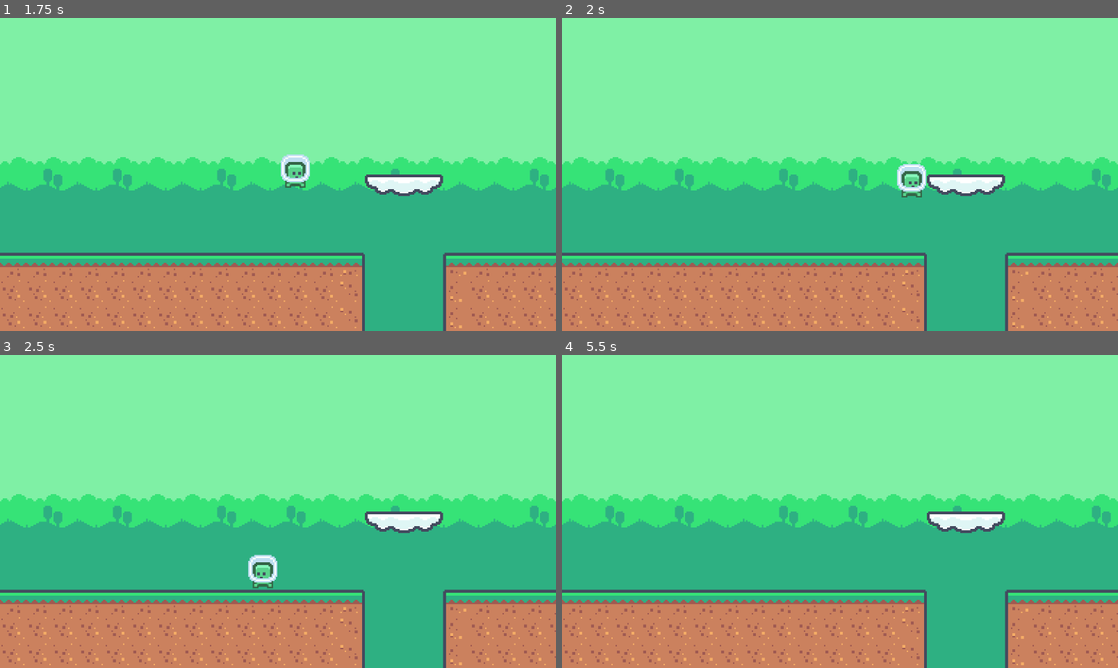
Above: before the commit, frames 1-4 (two rows, left to right).
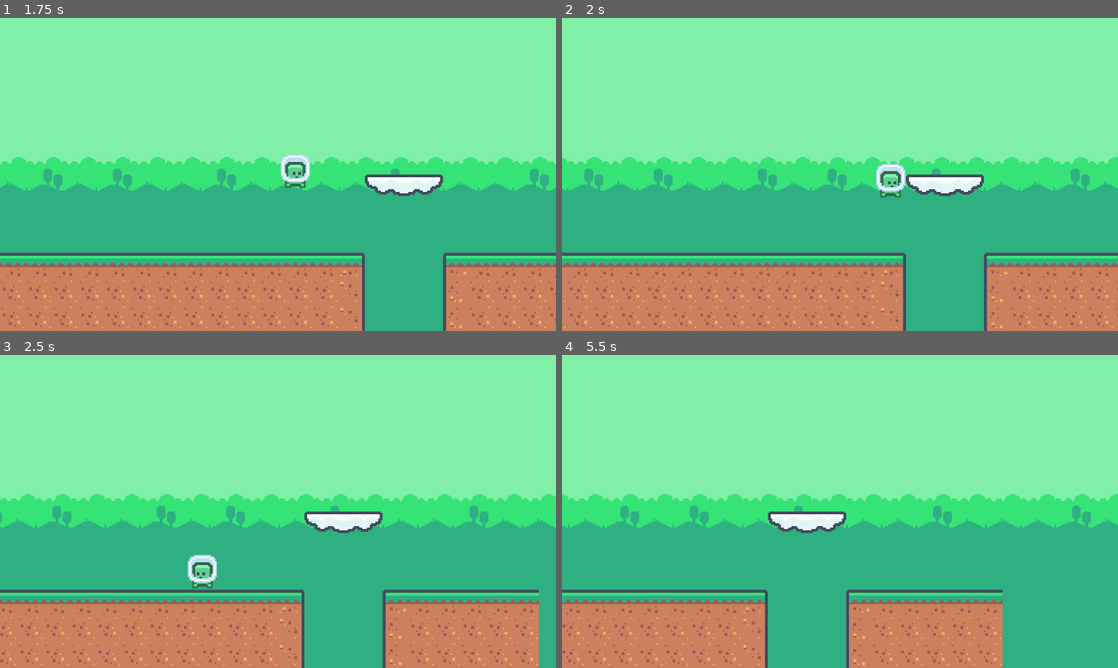
Above: after the commit, the same moments.

Repository: Creekside-Programming/example-platformer
Game: Godot game, scene res://scenes/main.tscn
Same seed, same stepped clock (60 frames per second), same inputs: the game is played once before the commit and once after it.
Inputs:
- Up to frame 1 (1.75 s): tap Enter (ui_accept) at 0.5, 0.77, 1.52 s; hold Right (ui_right) from 0.53 s (still down)
- Up to frame 2 (2 s): keep holding Right (ui_right)
- Up to frame 3 (2.5 s): release Right (ui_right) at 2.03 s; hold Left (ui_left) from 2.03 s (still down)
- Up to frame 4 (5.5 s): release Left (ui_left) at 2.78 s; hold Right (ui_right) 2.78-4.28 s; tap Enter (ui_accept) at 3.02, 3.77, 4.52 s; hold Left (ui_left) 4.28-5.03 s; hold Right (ui_right) from 5.03 s (still down)

Frame 1 is identical in both runs. In frame 2, 9.3% of the frame differs, in the area x 0-100%, y 44-100%; in frame 3, 13%; in frame 4, 18%.

Commit message:
camera smoothing

Diff:
--- a/project.godot
+++ b/project.godot
@@ -28,7 +28,7 @@
 
 [rendering]
 
-textures/canvas_textures/default_texture_filter=3
+textures/canvas_textures/default_texture_filter=0
 rendering_device/driver.windows="d3d12"
 renderer/rendering_method="gl_compatibility"
 renderer/rendering_method.mobile="gl_compatibility"
--- a/scenes/main.tscn
+++ b/scenes/main.tscn
@@ -276,13 +276,19 @@
 [node name="Player" parent="." unique_id=379492877 instance=ExtResource("1_o5qli")]
 position = Vector2(24, -103)
 
+[node name="Camera2D" type="Camera2D" parent="Player" unique_id=966110036]
+limit_left = 0
+limit_bottom = 0
+position_smoothing_enabled = true
+position_smoothing_speed = 4.0
+drag_horizontal_enabled = true
+drag_vertical_enabled = true
+drag_right_margin = 0.0
+
 [node name="World" type="TileMapLayer" parent="." unique_id=105403102]
 tile_map_data = PackedByteArray("AAAAAP//AAACAAYAAAABAP//AAACAAYAAAACAP//AAACAAYAAAADAP//AAACAAYAAAAEAP//AAACAAYAAAAFAP …(928 unchanged characters)…
 tile_set = SubResource("TileSet_k1eu7")
 
-[node name="Camera2D" type="Camera2D" parent="." unique_id=966110036]
-position = Vector2(192, -108)
-
 [node name="WorldBoundary" type="StaticBody2D" parent="." unique_id=1721645944]
 
 [node name="CollisionShape2D" type="CollisionShape2D" parent="WorldBoundary" unique_id=82200100]
